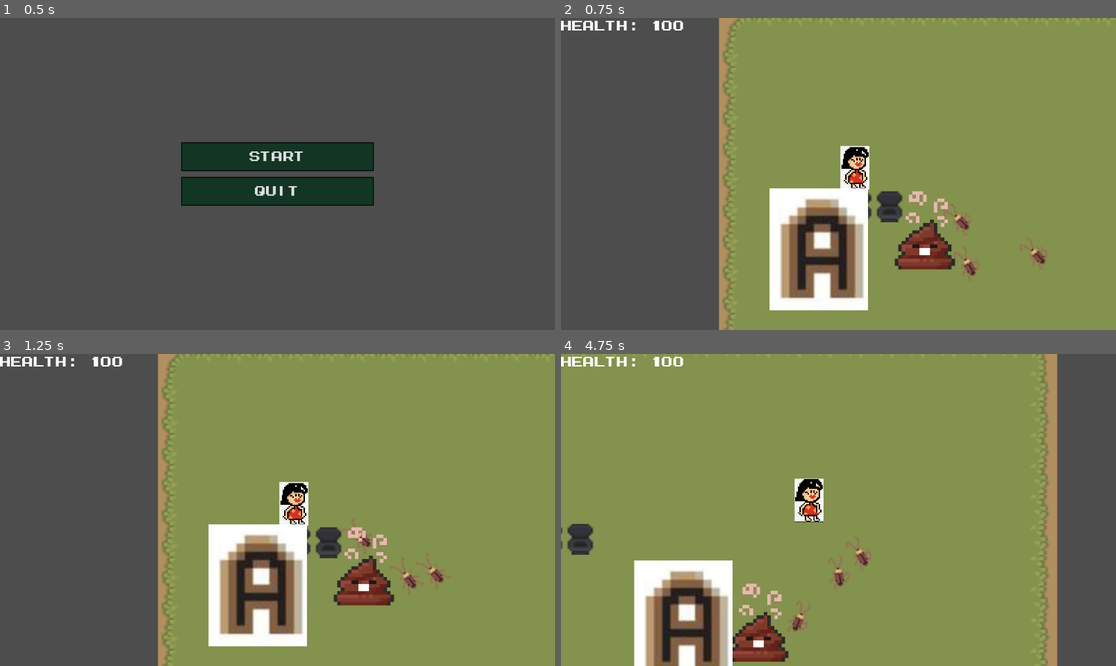
Above: before the commit, frames 1-4 (two rows, left to right).
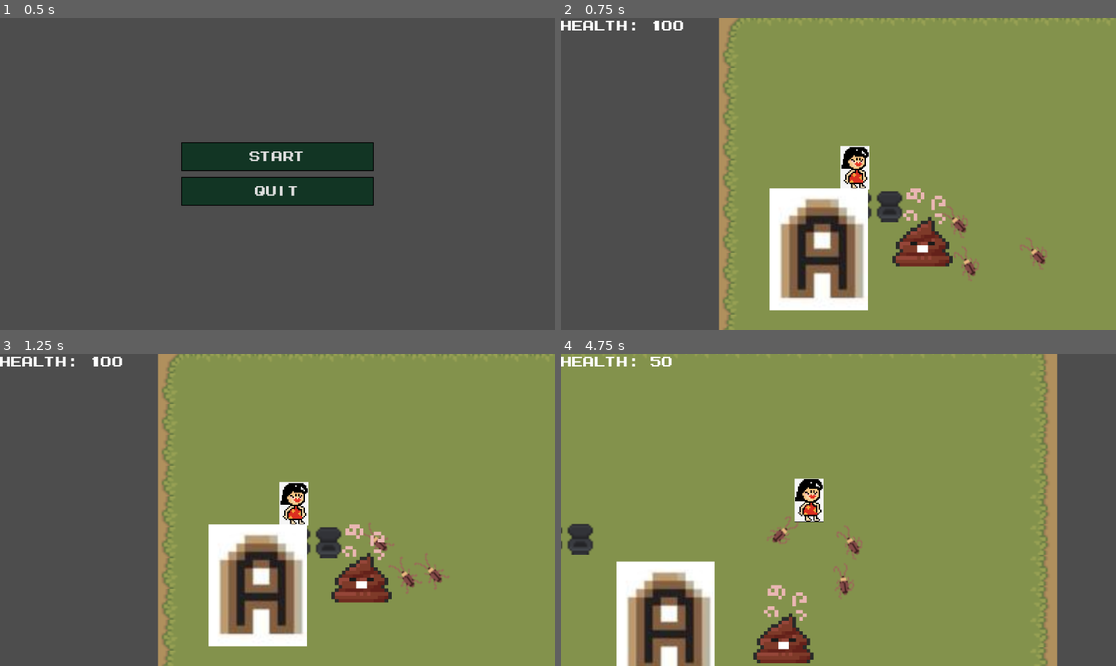
Above: after the commit, the same moments.

Repository: xntle/MOMFURY
Game: Godot game, scene res://scene/main_menu.tscn
The game is run twice, just before and just after one commit, with the same random seed, the same clock (stepped at 60 frames per second) and the same inputs.
Inputs:
- Up to frame 1 (0.5 s): no input
- Up to frame 2 (0.75 s): click "Start" at 0.5 s
- Up to frame 3 (1.25 s): no input
- Up to frame 4 (4.75 s): hold D (move_right) 1.28-2.03 s; tap Space (roll) every 0.75 s from 1.35 to 4.35 s; hold S (move_down) 2.03-2.78 s; hold D (move_right) 2.78-3.53 s; hold W (move_up) 3.53-4.28 s; hold A (move_left) from 4.28 s (still down)

Frame 1 is identical in both runs. In frame 2, 1.2% of the frame differs, in the area x 59-74%, y 54-81%; in frame 3, 1.4%; in frame 4, 8.3%, in the area x 10-56%, y 0-100%.

Commit message:
Adjust cockroach hitbox size
Adjust hitbox size so it properly deals dmg

Diff:
--- a/scene/Cockroach.tscn
+++ b/scene/Cockroach.tscn
@@ -41,7 +41,7 @@
 }]
 
 [sub_resource type="RectangleShape2D" id="RectangleShape2D_oyald"]
-size = Vector2(8.75, 11.25)
+size = Vector2(12, 20)
 
 [node name="Cockroach" type="CharacterBody2D"]
 collision_mask = 7
@@ -67,7 +67,6 @@
 [node name="Area2D" type="Area2D" parent="."]
 
 [node name="CollisionShape2D" type="CollisionShape2D" parent="Area2D"]
-position = Vector2(0.625, 0.375)
 shape = SubResource("RectangleShape2D_oyald")
 
 [connection signal="body_entered" from="Area2D" to="." method="_on_area_2d_body_entered"]
Not shown: 1 places in scene/Game.tscn that only renumber resources
